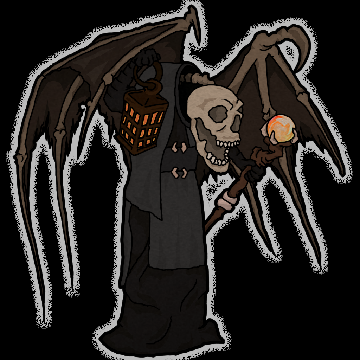
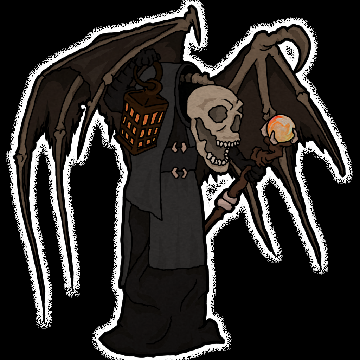
Revision of a layered w=360, h=360 image; what changed, layer by layer:
painted on "diffuse" over (x1=6, y1=0, x2=353, y2=360)
